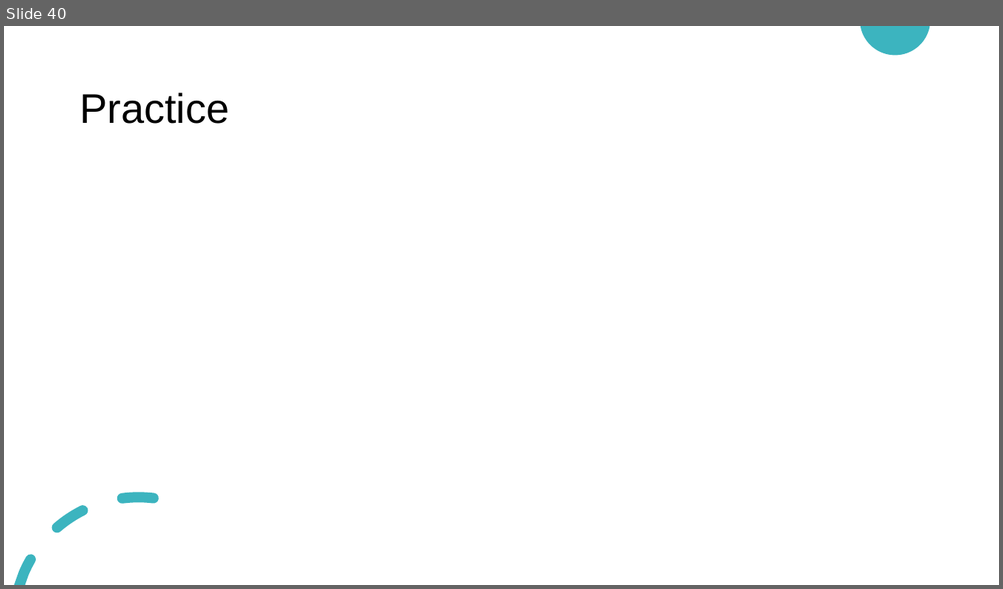
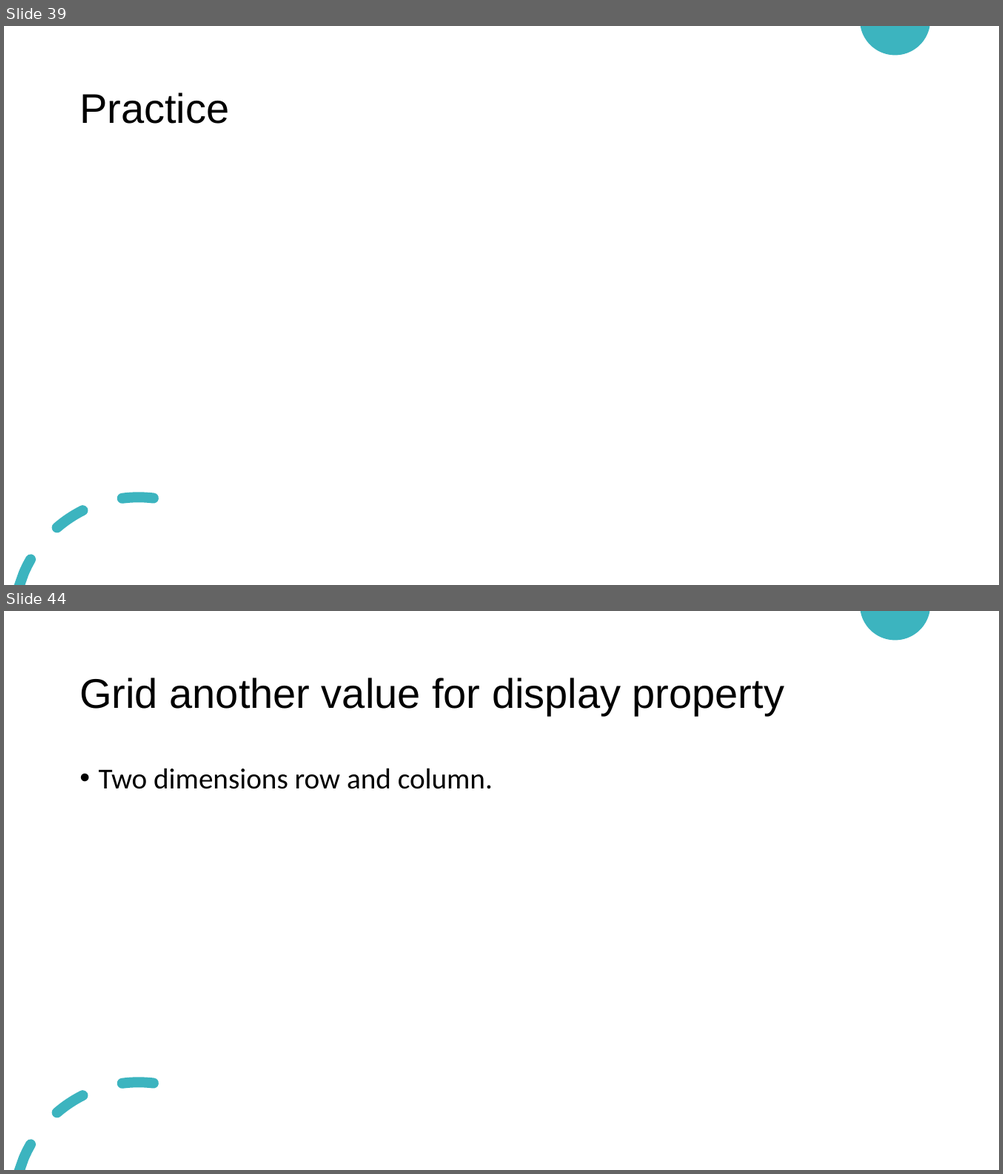
Before and after one commit to HanaZRasheed/HTU-Website-Fall2021, a slide deck: Website Design and Development.pptx. Shown one above the other, each under a label of ours: slide 40 before the commit, slides 39 and 44 after it; the slides between them are not shown. The pictures are 1003x589 and 1003x1174 pixels, drawn with LibreOffice and Linux fonts; fonts in the diff are those of the drawing. Boxes give left, top, right and bottom in pixels: in the first picture for what was removed or moved away, otherwise in the second. Text is boxed around its words. In the diff, an @@ line names an element or a change of style, - is before the commit and + after.

```diff
--- a/Website Design and Development.pptx
+++ b/Website Design and Development.pptx
@@ slide 44 added at (x1=4, y1=611, x2=999, y2=1170), background #FFFFFF; not listed: 2 template elements that a slide beside it also shows @@
@@ title added at (x1=79, y1=678, x2=784, y2=715), 40 pt, text #000000 @@
+Grid another value for display property
@@ text added at (x1=99, y1=768, x2=492, y2=789), 28 pt, text #000000 @@
+• Two dimensions row and column.
@@ what was slide 40 is now slide 39 @@
```
Also in this commit, not shown: 36 other slides added, 2 slides removed, 1 other file.
